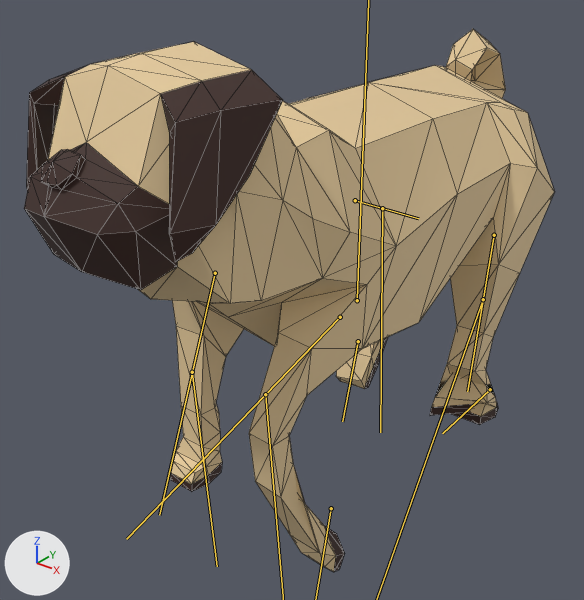
The glTF model assets/models/criaturas/cao/cao.glb, before and after one commit.
Both versions are drawn from a camera (50 mm lens) standing at (2.5, -3.75, 3.09) and looking at (-0.15, -0.44, 1.04). Every picture has the same lights, and +X, +Y and +Z are marked at lower left. The older version comes first. Both versions are drawn at frame 32 of the action 'Walk-loop'; the numbers are the values there. The bones that change are drawn over the model as lines. Mesh edges are drawn as thin lines.

Objects in the first picture: 'Pug'.
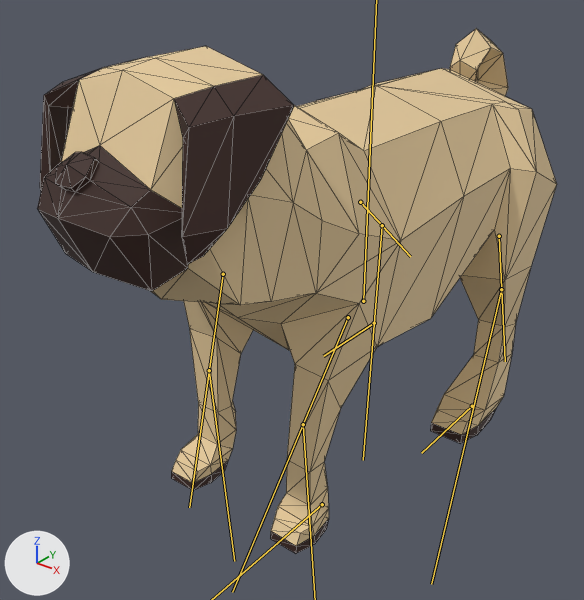
Pixel boxes (x1, y1, x2, y2) of what changed, in the pictures (584 x 600 px):
'Pug', posed: before (24, 29, 554, 572); after (37, 29, 557, 554)
bone 'BackFoot.L', root to tip: before (490, 389) to (442, 433); after (472, 406) to (421, 453)
bone 'BackFoot.R', root to tip: before (358, 341) to (342, 421); after (374, 323) to (323, 356)
bone 'BackUpLeg.L', root to tip: before (494, 235) to (467, 391); after (499, 236) to (505, 361)
bone 'BackUpLeg.R', root to tip: before (355, 200) to (418, 218); after (360, 202) to (410, 256)
bone 'BackLowLeg.R', root to tip: before (382, 208) to (380, 432); after (382, 225) to (363, 460)
bone 'FrontUpLeg.L', root to tip: before (340, 317) to (126, 539); after (348, 317) to (232, 592)
bone 'FrontUpLeg.R', root to tip: before (215, 273) to (159, 515); after (223, 274) to (189, 507)
bone 'FrontLowLeg.R', root to tip: before (192, 372) to (217, 566); after (209, 370) to (234, 561)

What changed in the scene script:
```text
Change bone_backfoot_l:
    where bone_backfoot_l = bpy.data.objects['Armature'].pose.bones['BackFoot.L']  # child of 'root'
    bone_backfoot_l.location: (0.0, 0.0, 0.0) -> (0.0, 0.68, 0.0)
Change bone_backfoot_r:
    where bone_backfoot_r = bpy.data.objects['Armature'].pose.bones['BackFoot.R']  # child of 'root'
    bone_backfoot_r.location: (0.0, 0.0, 0.0) -> (0.0, -0.55, -0.19)
    bone_backfoot_r.rotation_quaternion: (0.794, 0.607, 0.0, 0.0) -> (1.0, 0.0, 0.0, 0.0)  # degrees (75, 0, 0) -> degrees (0, 0, 0)
Change bone_body:
    where bone_body = bpy.data.objects['Armature'].pose.bones['Body']  # child of 'root'
    bone_body.location: (0.0, 0.0, 0.0) -> (0.02, -0.06, -0.15)
Change bone_backupleg_l:
    where bone_backupleg_l = bpy.data.objects['Armature'].pose.bones['BackUpLeg.L']  # child of 'BackLeg.L'
    bone_backupleg_l.rotation_quaternion: (1.0, 0.0, 0.0, -0.002) -> (0.978, 0.208, 0.003, -0.007)  # degrees (0, 0, 0) -> degrees (24, 1, -1)
Change bone_backlowleg_l:
    where bone_backlowleg_l = bpy.data.objects['Armature'].pose.bones['BackLowLeg.L']  # child of 'BackUpLeg.L'
    bone_backlowleg_l.rotation_quaternion: (0.989, 0.146, 0.0, 0.0) -> (0.998, 0.067, 0.001, 0.001)  # degrees (17, 0, 0) -> degrees (8, 0, 0)
Change bone_backupleg_r:
    where bone_backupleg_r = bpy.data.objects['Armature'].pose.bones['BackUpLeg.R']  # child of 'BackLeg.R'
    bone_backupleg_r.rotation_quaternion: (1.0, -0.002, 0.0, 0.021) -> (0.988, -0.151, 0.003, 0.026)  # degrees (0, 0, 2) -> degrees (-17, 1, 3)
Change bone_backlowleg_r:
    where bone_backlowleg_r = bpy.data.objects['Armature'].pose.bones['BackLowLeg.R']  # child of 'BackUpLeg.R'
    bone_backlowleg_r.rotation_quaternion: (0.987, -0.162, 0.0, 0.0) -> (0.997, -0.072, 0.0, 0.0)  # degrees (-19, 0, 0) -> degrees (-8, 0, 0)
Change bone_frontupleg_l:
    where bone_frontupleg_l = bpy.data.objects['Armature'].pose.bones['FrontUpLeg.L']  # child of 'FrontLeg.L'
    bone_frontupleg_l.rotation_quaternion: (1.0, 0.0, 0.0, 0.021) -> (0.957, 0.289, 0.0, -0.02)  # degrees (0, 0, 2) -> degrees (34, 1, -2)
Change bone_frontlowleg_l:
    where bone_frontlowleg_l = bpy.data.objects['Armature'].pose.bones['FrontLowLeg.L']  # child of 'FrontUpLeg.L'
    bone_frontlowleg_l.rotation_quaternion: (0.861, 0.509, 0.0, 0.0) -> (0.971, 0.238, 0.001, -0.003)  # degrees (61, 0, 0) -> degrees (28, 0, 0)
Change bone_frontupleg_r:
    where bone_frontupleg_r = bpy.data.objects['Armature'].pose.bones['FrontUpLeg.R']  # child of 'FrontLeg.R'
    bone_frontupleg_r.rotation_quaternion: (1.0, 0.001, 0.0, 0.006) -> (0.998, 0.059, 0.0, 0.004)  # degrees (0, 0, 1) -> degrees (7, 0, 0)
Change bone_frontlowleg_r:
    where bone_frontlowleg_r = bpy.data.objects['Armature'].pose.bones['FrontLowLeg.R']  # child of 'FrontUpLeg.R'
    bone_frontlowleg_r.rotation_quaternion: (0.996, 0.094, 0.0, 0.0) -> (0.999, 0.043, 0.0, 0.0)  # degrees (11, 0, 0) -> degrees (5, 0, 0)
Change bone_frontfoot_l:
    where bone_frontfoot_l = bpy.data.objects['Armature'].pose.bones['FrontFoot.L']  # child of 'root'
    bone_frontfoot_l.location: (0.0, 0.0, 0.0) -> (0.0, 0.22, -0.22)
    bone_frontfoot_l.rotation_quaternion: (0.781, 0.624, 0.0, 0.0) -> (1.0, 0.0, 0.0, 0.0)  # degrees (77, 0, 0) -> degrees (0, 0, 0)
```
